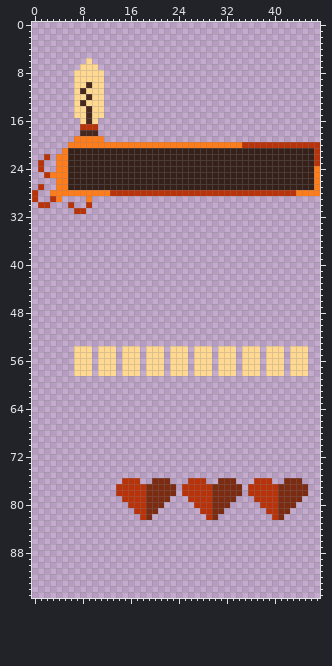
Two versions of one sprite sheet, imgs/ui.png. The picture above was drawn from the file before the commit.
The file is 48x96 pixels.
After:
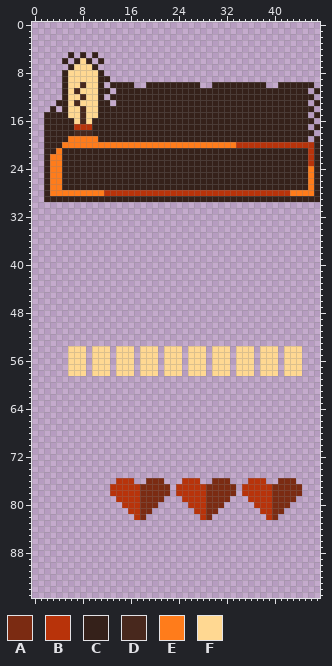
Palette (. is transparent): A #7b2b12  B #b8330a  C #35211a  D #48281d  E #ff7c1b  F #ffd892
Change:
There is now colour A in row 76 at x 19, 30 and 41.
The edit turns colour B into colour A in rows 77 to 82 at x 18, 29 and 40.
There is now colour B in row 17 at x 7; in row 76 at x 14, 25 and 36; in rows 77 to 78 at x 13, 24 and 35; in row 79 at x 14, 25 and 36; in row 80 at x 15, 26 and 37; in row 81 at x 16, 27 and 38.
There is now colour B in row 82 at x 17, 28 and 39.
The edit turns colour C into colour B in rows 21 to 23 at x 46.
The edit turns colour E into colour B in row 20 at x 34; in row 28 at x 12.
There is now colour C in row 5 at x 6, 8 and 10; in row 6 at x 5, 7 and 11; in row 7 at x 6; in row 8 at x 5; in row 9 at x 5 and 12; in row 10 at x 5, 13 to 16, 19 to 27, 30 to 38 and 41 to 46.
There is now colour C in row 11 at x 5, 12, 14 to 45 and 47; in row 12 at x 5 and 13 to 46; in row 13 at x 4 to 5, 12, 14 to 45 and 47; in row 14 at x 3, 5 and 12 to 46; in row 15 at x 2 to 5, 12 to 45 and 47; in row 16 at x 2 to 6 and 11 to 46.
There is now colour C in row 17 at x 2 to 6, 11 to 45 and 47; in row 18 at x 2 to 6 and 11 to 46; in row 19 at x 2 to 5, 12 to 45 and 47; in row 20 at x 2 to 4; in row 21 at x 2 to 3; in rows 23 to 24 at x 2.
There is now colour C in rows 26 to 28 at x 2; in row 29 at x 2, 5 to 8 and 10 to 47.
The edit turns colour B into colour C in row 17 at x 10; in rows 20 to 21 at x 47; in row 22 at x 2 and 47; in row 23 at x 47; in row 25 at x 2; in row 29 at x 3.
The edit turns colour D into colour C in row 18 at x 10.
The edit turns colour E into colour C in row 19 at x 11; in rows 21 to 23 at x 5; in rows 24 to 27 at x 5 and 47; in row 28 at x 47; in row 29 at x 4 and 9.
The edit turns colour F into colour C in row 6 at x 9; in row 7 at x 10; in rows 8 to 15 at x 11; in row 16 at x 10.
There is now colour D in row 18 at x 7.
The edit turns colour F into colour D in row 10 at x 8; in row 11 at x 7; in row 12 at x 8; in row 13 at x 7; in rows 14 to 16 at x 8.
There is now colour E in row 19 at x 6; in row 20 at x 5; in row 21 at x 4; in rows 22 to 24 at x 3; in rows 26 to 27 at x 3.
The edit turns colour B into colour E in row 28 at x 43.
The edit turns colour C into colour E in rows 24 to 27 at x 46.
There is now colour F in row 6 at x 8; in row 7 at x 7; in rows 8 to 15 at x 6; in row 16 at x 7; in rows 54 to 58 at x 6, 10, 14, 18, 22, 26, 30, 34, 38 and 42.
The edit turns colour D into colour F in row 10 at x 9; in row 11 at x 8; in row 12 at x 9; in row 13 at x 8; in rows 14 to 16 at x 9.
The author cleared colour A in row 76 at x 22, 33 and 44; in rows 77 to 78 at x 23, 34 and 45; in row 79 at x 22, 33 and 44; in row 80 at x 21, 32 and 43; in row 81 at x 20, 31 and 42; in row 82 at x 19, 30 and 41.
The author cleared colour B in rows 23 to 24 at x 1; in row 27 at x 1; in rows 28 to 29 at x 0; in row 30 at x 1 to 2, 6 and 9; in row 31 at x 7 to 8; in row 76 at x 17, 28 and 39.
The author cleared colour F in rows 54 to 58 at x 9, 13, 17, 21, 25, 29, 33, 37, 41 and 45.
Changed places in both pictures, as pixel boxes (x1, y1, x2, y2):
changed: (32, 52, 320, 214)
changed: (68, 346, 308, 376)
changed: (110, 478, 308, 520)
